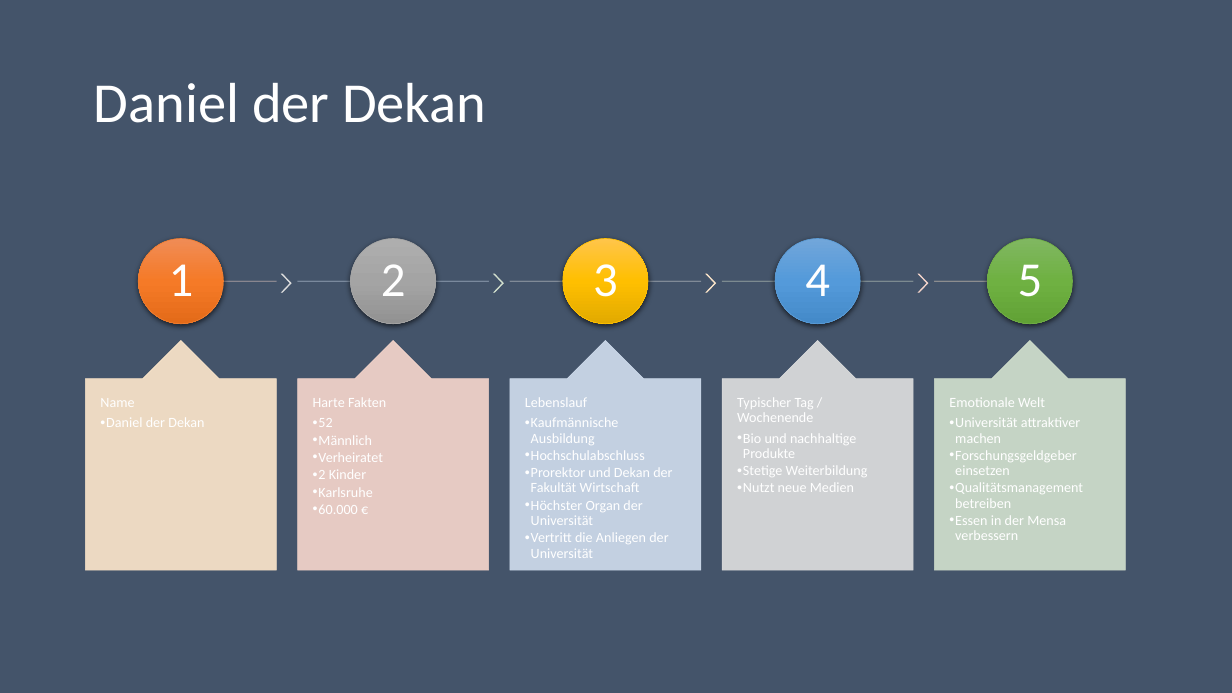
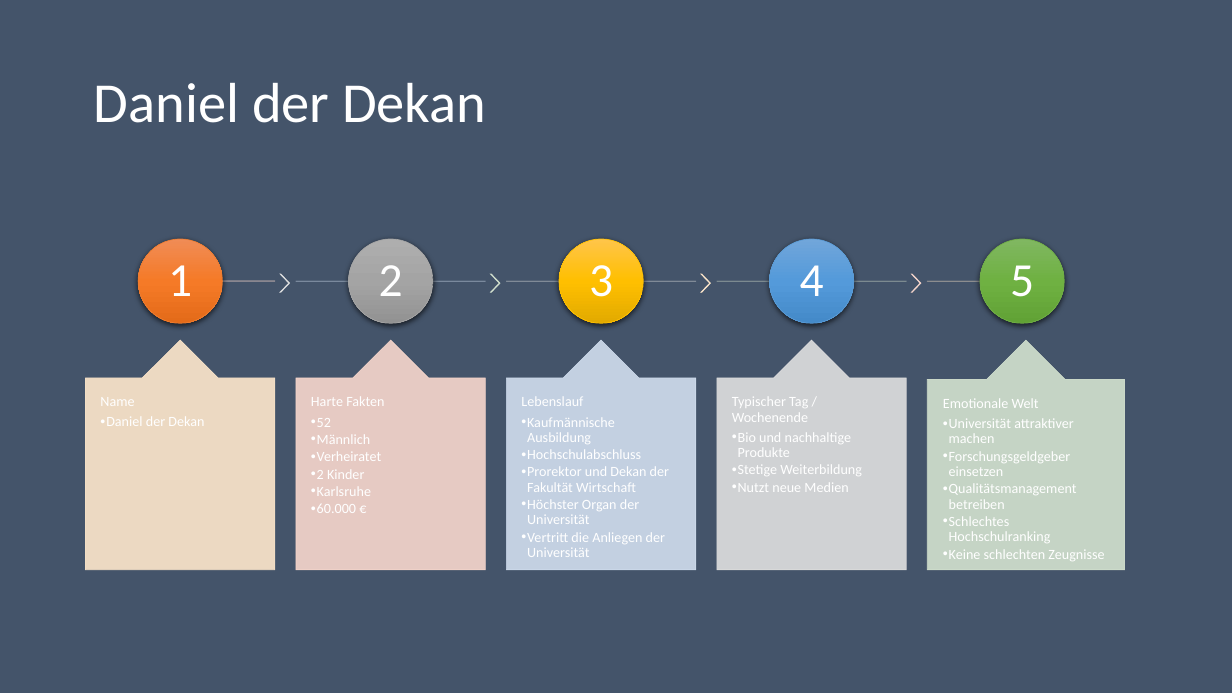
Before and after one commit to KanBen86/personalisierte-Studiengangsgestaltung, a slide deck: slide 4 of Unterrichtseinheit/Stakeholder.pptx. Drawn at 1232x693 pixels with LibreOffice and Linux fonts; fonts in the diff are those of the drawing; background and template pictures are left out. Boxes give left, top, right and bottom in pixels: in the first picture for what was removed or moved away, otherwise in the second. Text is boxed around its words. In the diff, an @@ line names an element or a change of style, - is before the commit and + after.

```diff
--- a/Unterrichtseinheit/Stakeholder.pptx
+++ b/Unterrichtseinheit/Stakeholder.pptx
@@ size 38 to 37 pt in 5 elements at (168, 265, 192, 296), (379, 265, 403, 296), (589, 265, 613, 297), (800, 265, 824, 296), (1010, 265, 1034, 297) @@
@@ rectangle: place and size @@
-rectangle at (298, 281, 489, 281)
+rectangle at (296, 281, 485, 281)
@@ 3 texts, 3 rectangles, 3 ellipses, 2 up arrow callouts, 2 chevrons: place and size @@
-3 texts, 3 rectangles, 3 ellipses, 2 up arrow callouts, 2 chevrons at (494, 238, 1072, 570)
+3 texts, 3 rectangles, 3 ellipses, 2 up arrow callouts, 2 chevrons at (491, 239, 1065, 570)
@@ chevron: place and size @@
-chevron at (919, 274, 929, 293)
+chevron at (911, 274, 921, 293)
@@ up arrow callout: place and size @@
-up arrow callout at (298, 340, 489, 570)
+up arrow callout at (296, 340, 485, 570)
@@ up arrow callout: place and size @@
-up arrow callout at (934, 340, 1126, 570)
+up arrow callout at (928, 340, 1125, 570)
@@ text at (943, 516, 1104, 561): text changed @@
-  • Essen in der Mensa verbessern
+  • Schlechtes Hochschulranking
+  • Keine schlechten Zeugnisse
```
Also in this commit, not shown: 1 other slide changed, 2 other files.
